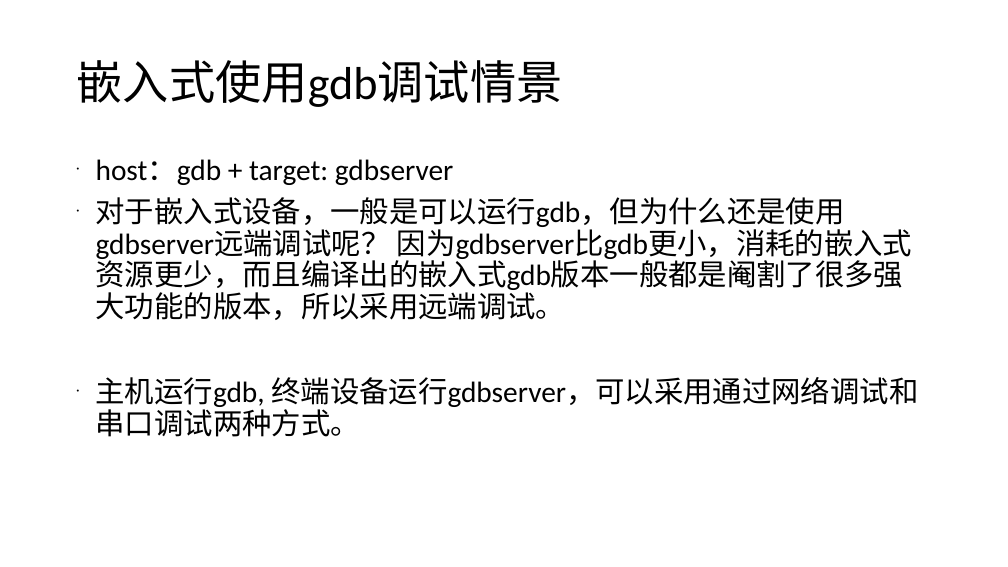
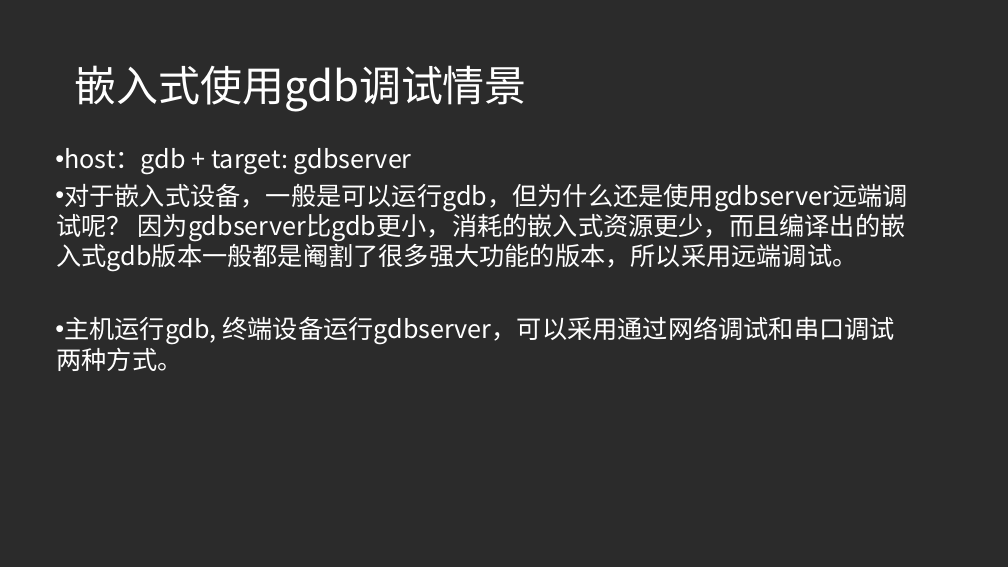
Before and after one commit to beyondforever1993/TestCode, a slide deck: slide 5 of linux调试工具.ppt. Drawn at 1008x567 pixels with LibreOffice and Linux fonts; fonts in the diff are those of the drawing; background and template pictures are left out; a plain dark background stands for a picture behind light text. Boxes give left, top, right and bottom in pixels: in the first picture for what was removed or moved away, otherwise in the second. Text is boxed around its words. In the diff, an @@ line names an element or a change of style, - is before the commit and + after.

```diff
--- a/linux调试工具.ppt
+++ b/linux调试工具.ppt
@@ background #FFFFFF to picture (left out) @@
@@ title "嵌入式使用gdb调试情景" at [74, 65, 527, 112]: size 44 to 40 pt, font Calibri to Noto Sans CJK SC, text colour #000000 to #FFFFFF; line spacing 0.9 to 1 @@
@@ text "host：gdb + target: gdbserver": place and size @@
-text "host：gdb + target: gdbserver" at [96, 159, 918, 437]
+text "host：gdb + target: gdbserver" at [57, 148, 907, 371]
@@ text "host：gdb + target: gdbserver" at [57, 148, 907, 371]: size 28 to 24 pt, font Calibri to Noto Sans CJK SC, text colour #000000 to #FFFFFF; indent changed; line spacing 0.9 to 1; less space between paragraphs; bullet colour #000000 to #FFFFFF @@
```
Also in this commit, not shown: 6 other slides changed, 5 slides added.
